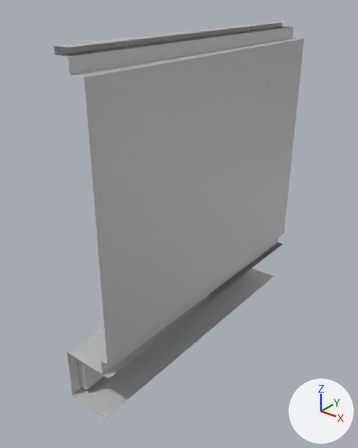
The FBX model PFB_ANSART_GOY_KODRA/Assets/_FBX/module_mur_haut.fbx: old version first, new version second.
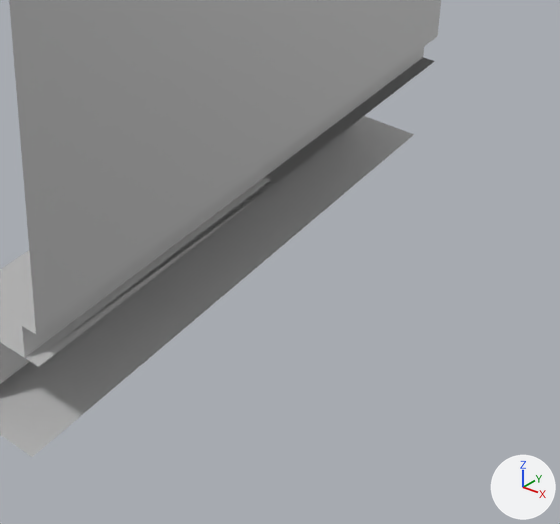
There are two pictures of each version: one whole from a 50 mm lens placed at (-16.95, 10.03, 9.17), pointed at (-20.75, 14.78, 6.22), one close up on the part from 26% to 94% of the width and 48% to 100% of the height. The axes (+X, +Y, +Z) are drawn at lower right. The lights are the same throughout. Where no turn or scale is listed for an object, it has been applied to the vertices.
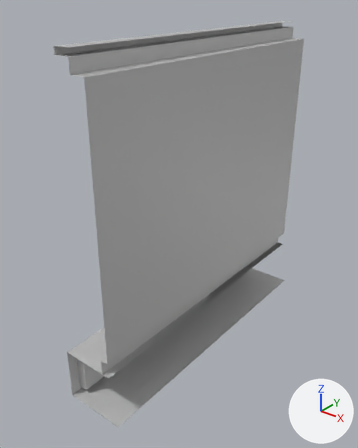
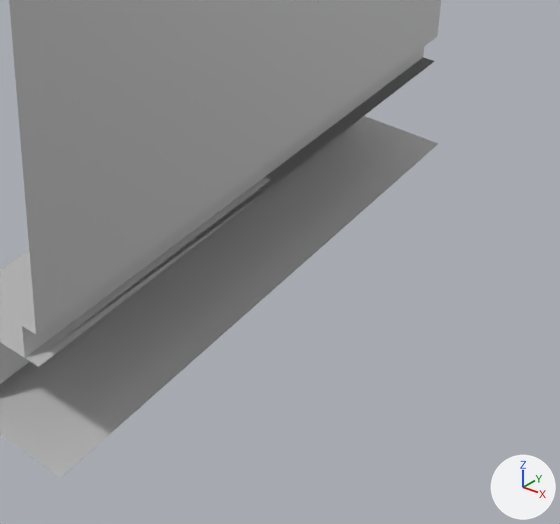
Where the newer file only moved an object's origin or applied its transform, the numbers keep the older frame.

Pixel boxes (x1, y1, x2, y2) of what changed, in the close-ups (560 x 524 px; the box of a moved part takes in the faces that stretch with it):
'pCube134', reshaped
    before: (0, 0, 441, 457)
    after: (0, 0, 441, 477)
part 1 of me_mesh, moved or reshaped
    before: (0, 116, 414, 457)
    after: (0, 116, 438, 477)

Patch to the scene script:
```diff
--- a/PFB_ANSART_GOY_KODRA/Assets/_FBX/module_mur_haut.fbx.py
+++ b/PFB_ANSART_GOY_KODRA/Assets/_FBX/module_mur_haut.fbx.py
@@ me_mesh @@
 me_mesh.from_pydata(...)  # 34 vertices, 20 faces; spans x -0.37..0.37, y -2.11..2.11, z -2.16..2.16
 # used by ob_pcube134; location = (-20.692, 15.053, 6.51)
-me_mesh.vertices[1].co = (0.25, -2.11, -2.16)  # pixel (31, 457)
-me_mesh.vertices[7].co = (0.25, 2.11, -2.16)  # pixel (414, 134)
+# me_mesh part 1
+me_mesh.vertices[1].co = (0.47, -2.11, -2.16)  # pixel (60, 477)
+me_mesh.vertices[7].co = (0.47, 2.11, -2.16)  # pixel (438, 143)
 me_mesh.materials.append(mat_lambert1)
```
